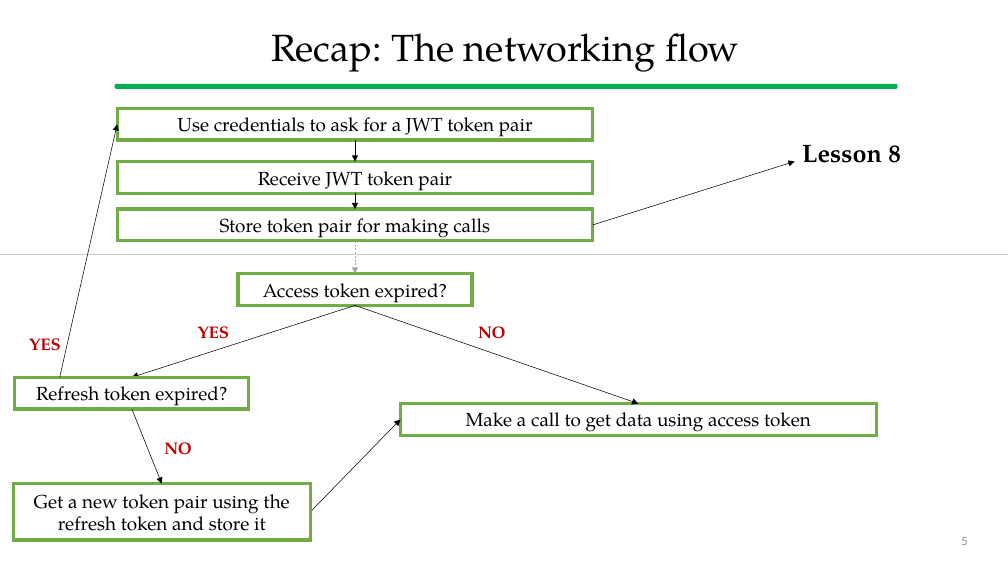
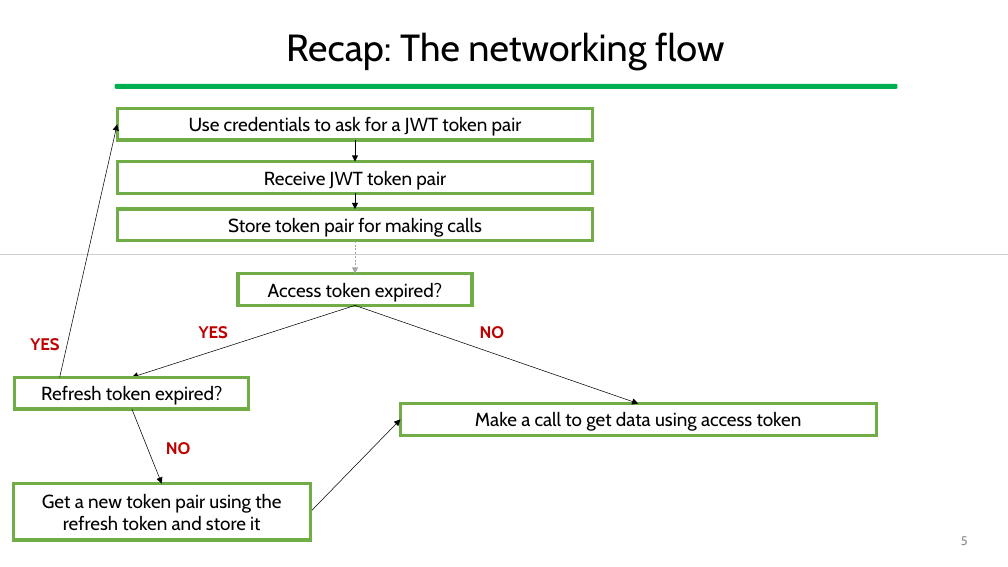
Before and after one commit to gcappon/bwthw, a slide deck: slide 5 of lab_11-linking_state_management_with_networking/lab_11-linking_state_management_with_networking.pptx. Drawn at 1008x567 pixels with LibreOffice and Linux fonts; fonts in the diff are those of the drawing. Boxes give left, top, right and bottom in pixels: in the first picture for what was removed or moved away, otherwise in the second. Text is boxed around its words. In the diff, an @@ line names an element or a change of style, - is before the commit and + after.

```diff
--- a/lab_11-linking_state_management_with_networking/lab_11-linking_state_management_with_networking.pptx
+++ b/lab_11-linking_state_management_with_networking/lab_11-linking_state_management_with_networking.pptx
@@ text removed at (802,145,901,163) @@
-Lesson 8
@@ arrow removed from (593, 225) to (795, 162) @@
@@ font TeX Gyre Pagella to Cabin in 12 elements at (286,32,724,70), (117,108,593,140), (117,162,593,194), (117,209,593,241), (238,274,473,306), (401,404,876,436), (199,326,228,339), (480,326,505,339), (15,377,250,409), (13,484,310,541), (30,338,59,351), (166,442,191,455) @@
```
Also in this commit, not shown: 10 other slides changed, 36 other files.
